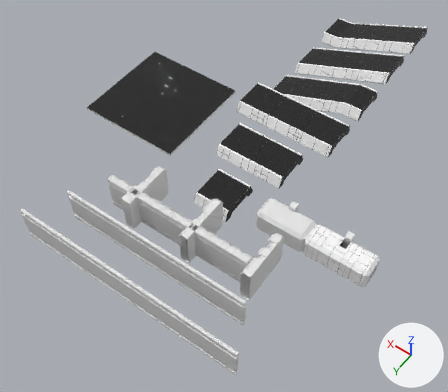
The FBX model ChromaShift/Assets/Prefabs/Prefabs.fbx, before and after one commit.
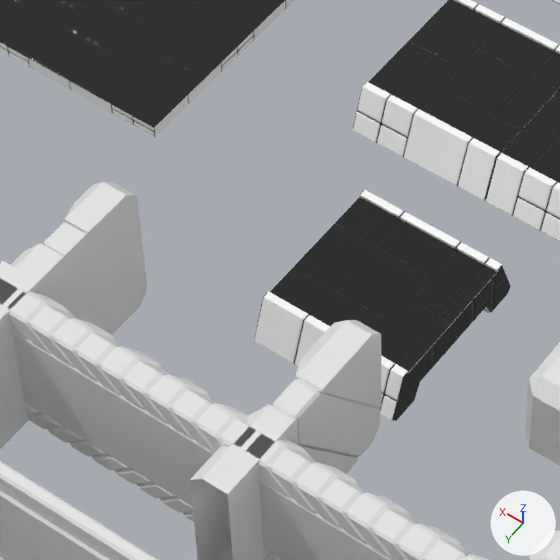
Old and new are each drawn whole from a 50 mm lens placed at (-34.0, 37.5, 73.2), pointed at (2.8, -14.1, -7.9) and again close up on the part from 30% to 59% of the width and 32% to 65% of the height. Lighting does not change. The marker at lower right points along +X, +Y and +Z. The older version's two pictures come first. Where no turn or scale is listed for an object, it has been applied to the vertices.

In view in the first close-up: 'Cube.003', 'Platform_12x6_LOD0', 'Platform_18x18_LOD0', 'Platform_6x6_LOD0', 'RunnableWallLedge_LOD0.001', 'RunnableWallLedge_LOD0.002', 'RunnableWall_24m_LOD0', 'RunnableWall_30m_LOD0' and 1 more.
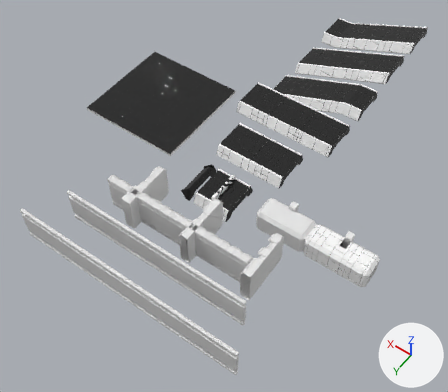
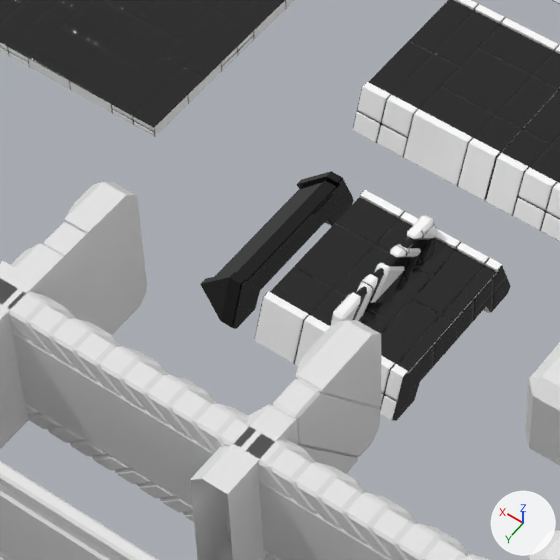
The change in detail:
Mesh me_cube_004 is new.
It has 166 vertices, 141 faces and spans x -0.25..0.25, y -3.0..3.0, z 0.0..1.0.
Faces by material slot: [136, 5].
It uses material mat_polished_concrete_white.
It uses material mat_polished_concrete_black.
Mesh me_plane_009 is new.
It has 62 vertices, 57 faces and spans x -0.05..1.88, y -3.65..3.65, z -1.97..0.13.
Faces by material slot: [42, 15].
It uses material mat_polished_concrete_white.
It uses material mat_polished_concrete_black.
Object 'RoadBump_LOD0' (ob_roadbump_lod0) is new; it shows me_cube_004.
Its location is (-0.03, -10.0, 0.0).
Object 'Platform_6x6_LOD0.001' (ob_platform_6x6_lod0_001) is new; it shows me_plane_009.
Its location is (3.95, -10.0, -0.03).

What differs and where, as boxes [x1, y1, x2, y2] in the close-ups (560 x 560 px):
'Platform_6x6_LOD0.001', added
    after: [200, 171, 354, 329]
    faces in mat_polished_concrete_white: [200, 171, 353, 329]
    faces in mat_polished_concrete_black: [233, 179, 354, 328]
'RoadBump_LOD0', added
    after: [330, 215, 437, 327]
    faces in mat_polished_concrete_white: [330, 215, 437, 327]
    faces in mat_polished_concrete_black: [352, 236, 428, 320]
